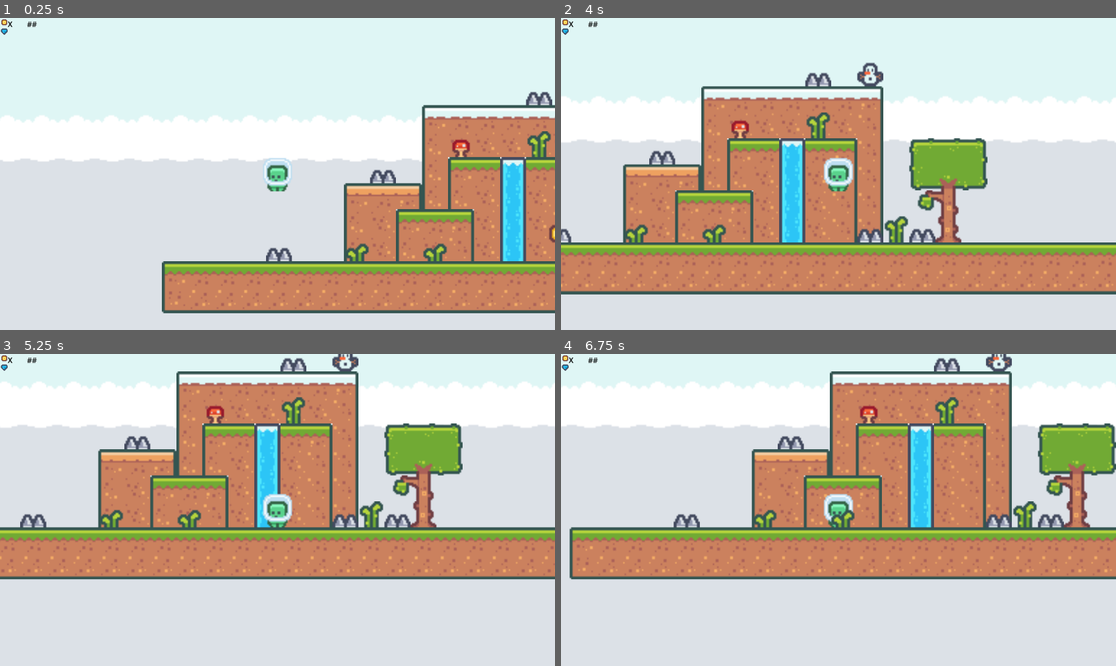
Above: before the commit, frames 1-4 (two rows, left to right).
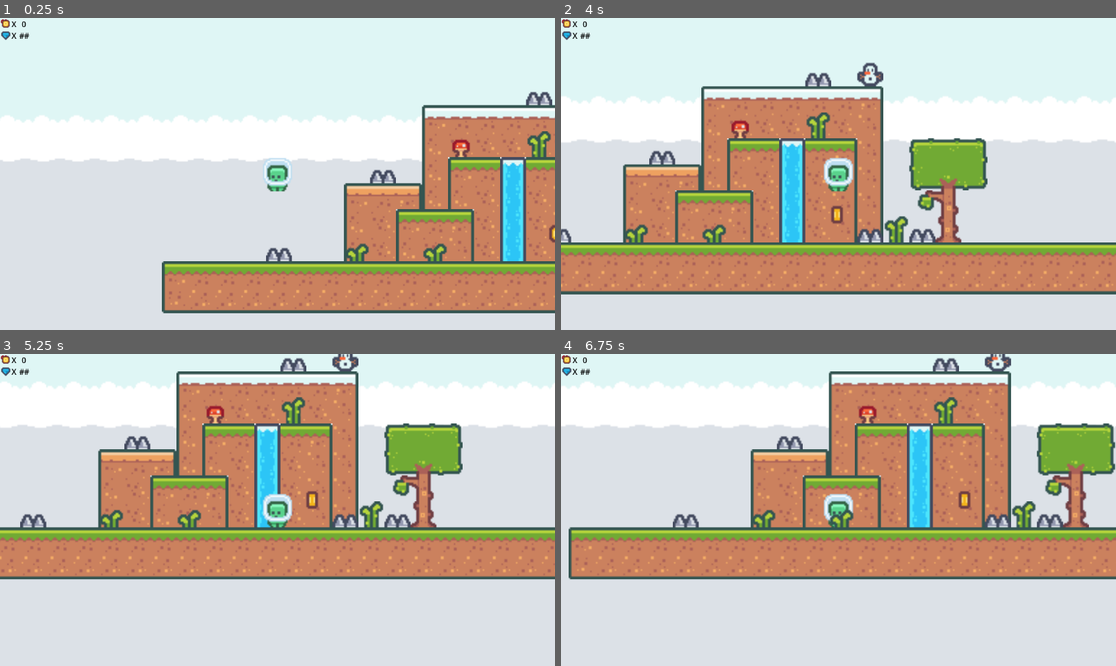
Above: after the commit, the same moments.

Repository: MaximumSwab/LEGACY-2D-Platformer-Allen-and-Friends-LEGACY
Game: Godot game, scene res://Levels/level_template.tscn
Same seed, same stepped clock (60 frames per second), same inputs: the game is played once before the commit and once after it.
Inputs:
- Up to frame 1 (0.25 s): no input
- Up to frame 2 (4 s): hold D (move_right) 0.53-2.03 s; tap Space (jump) at 0.77, 1.52, 3.02, 3.77 s; hold A (move_left) 2.03-2.78 s; hold D (move_right) from 2.78 s (still down)
- Up to frame 3 (5.25 s): release D (move_right) at 4.28 s; hold A (move_left) 4.28-5.03 s; tap Space (jump) at 4.52 s; hold D (move_right) from 5.03 s (still down)
- Up to frame 4 (6.75 s): release D (move_right) at 5.78 s; hold A (move_left) from 5.78 s (still down); tap Space (jump) at 6.02 s

The runs differ from the first frame. In frame 1, 0.2% of the frame differs, in the area x 0-7%, y 0-8%; in frame 2, 0.3%; in frame 3, 0.3%; in frame 4, 4.6%, in the area x 0-100%, y 0-73%.
Error after the commit: Cannot call method 'set_texture' on a null value. (res://Player/HealthPoints.gd:20)

Commit message:
The HUD now counts picked up coins, still working on spikes

Diff:
--- a/Levels/level_template.tscn
+++ b/Levels/level_template.tscn
@@ -15,4 +15,4 @@
 [node name="Collectable_Coin" parent="." instance=ExtResource("3_s66g8")]
 position = Vector2(274, 161)
 
-[node name="CanvasLayer" parent="." instance=ExtResource("3_umil2")]
+[node name="PlayerHud" parent="." instance=ExtResource("3_umil2")]
--- a/Player/CharacterBody2D.gd
+++ b/Player/CharacterBody2D.gd
@@ -11,12 +11,8 @@
 # Get the gravity from the project settings to be synced with RigidBody nodes.
 var gravity: int = ProjectSettings.get_setting("physics/2d/default_gravity")
 
-func _ready() -> void:
-	pass
-
 func _physics_process(delta: float) -> void:
 	# Add the gravity.
-	print(coins_collected)
 	if not is_on_floor():
 		velocity.y += gravity * delta
 
@@ -41,7 +37,8 @@
 
 	move_and_slide()
 
-#Called by collectable_coin.gd
-func collect_coin():
-	++coins_collected
-	pass
+
+
+
+func _on_hit_detection_body_shape_entered(body_rid: RID, body: Node2D, body_shape_index: int, local_shape_index: int) -> void:
+	Signals.hazzard_contact.emit()
--- /dev/null
+++ b/Player/HealthPoints.gd
@@ -0,0 +1,28 @@
+extends Container
+
+@onready var heart_1: TextureRect = $HUD/HealthPoints/Heart1
+@onready var heart_2: TextureRect = $HUD/HealthPoints/Heart2
+@onready var heart_3: TextureRect = $HUD/HealthPoints/Heart3
+var heart3 = "res://Imported_Assets/kenney_pixel-platformer/Tiles/tile_0045.png"
+
+var heart_hit_points: int = 2
+var hearts_remaining: int = 3
+
+# Called when the node enters the scene tree for the first time.
+func _ready() -> void:
+	Signals.hazzard_contact.connect(_decrease_health)
+
+# Called every frame. 'delta' is the elapsed time since the previous frame.
+func _process(delta: float) -> void:
+	if heart_hit_points == 0:	hearts_remaining -= 1
+
+	if hearts_remaining == 3:
+		heart_3.set_texture(heart3)
+	elif hearts_remaining == 2:
+		pass
+	elif hearts_remaining == 1:
+		pass
+	else:
+		pass
+
+func _decrease_health() -> void: heart_hit_points -= 1
--- a/Player/player.tscn
+++ b/Player/player.tscn
@@ -98,7 +98,7 @@
 
 [node name="CollisionShape2D" type="CollisionShape2D" parent="CharacterBody2D"]
 position = Vector2(0, 1)
-scale = Vector2(0.7, 1)
+scale = Vector2(0.62, 1)
 shape = SubResource("RectangleShape2D_yxbfj")
 
 [node name="GroundCheckArea" type="Area2D" parent="CharacterBody2D"]
@@ -111,6 +111,8 @@
 
 [node name="HurtDetection" type="Area2D" parent="CharacterBody2D"]
 visible = false
+collision_layer = 0
+collision_mask = 0
 
 [node name="HurtBoxHead" type="CollisionShape2D" parent="CharacterBody2D/HurtDetection"]
 position = Vector2(0, -10)
@@ -123,7 +125,8 @@
 debug_color = Color(0.921569, 0.239216, 0.364706, 0.419608)
 
 [node name="HitDetection" type="Area2D" parent="CharacterBody2D"]
-visible = false
+collision_layer = 0
+collision_mask = 256
 
 [node name="HitBox" type="CollisionShape2D" parent="CharacterBody2D/HitDetection"]
 position = Vector2(0, -1)
@@ -150,3 +153,5 @@
 
 [node name="Camera2D" type="Camera2D" parent="CharacterBody2D"]
 zoom = Vector2(3, 3)
+
+[connection signal="body_shape_entered" from="CharacterBody2D/HitDetection" to="CharacterBody2D" method="_on_hit_detection_body_shape_entered"]
--- /dev/null
+++ b/Player/player_hud.gd
@@ -0,0 +1,13 @@
+extends CanvasLayer
+var counter: int = 0
+
+# Called when the node enters the scene tree for the first time.
+func _ready() -> void:
+	Signals.coin_collected.connect(_increment_counter)
+
+
+# Called every frame. 'delta' is the elapsed time since the previous frame.
+func _process(delta: float) -> void:
+	$HUD/Coins/CoinCounter.text = str(counter)
+# Increment the Coin Counter
+func _increment_counter() -> void: counter += 1
--- a/Player/player_hud.tscn
+++ b/Player/player_hud.tscn
@@ -1,11 +1,15 @@
-[gd_scene load_steps=3 format=3 uid="uid://d2agvxk0mpi7p"]
+[gd_scene load_steps=6 format=3 uid="uid://d2agvxk0mpi7p"]
 
 [ext_resource type="Texture2D" uid="uid://cxrq1nrriusd1" path="res://Imported_Assets/kenney_pixel-platformer/Tiles/tile_0151.png" id="1_jkbvf"]
+[ext_resource type="Script" path="res://Player/player_hud.gd" id="1_pq040"]
 [ext_resource type="Texture2D" uid="uid://dy0r8e6gfjgj4" path="res://Imported_Assets/kenney_pixel-platformer/Tiles/tile_0067.png" id="2_1c2ug"]
+[ext_resource type="Texture2D" uid="uid://bd58ucbq05tr5" path="res://Imported_Assets/kenney_pixel-platformer/Tiles/tile_0044.png" id="2_e4n5e"]
+[ext_resource type="Script" path="res://Player/HealthPoints.gd" id="2_wvklw"]
 
-[node name="CanvasLayer" type="CanvasLayer"]
+[node name="PlayerHud" type="CanvasLayer"]
+script = ExtResource("1_pq040")
 
-[node name="PlayerHud" type="Control" parent="."]
+[node name="HUD" type="Control" parent="."]
 layout_mode = 3
 anchors_preset = 15
 anchor_right = 1.0
@@ -13,35 +17,73 @@
 grow_horizontal = 2
 grow_vertical = 2
 
-[node name="Coins" type="TextureRect" parent="PlayerHud"]
+[node name="HealthPoints" type="Container" parent="HUD"]
+layout_mode = 0
+offset_right = 40.0
+offset_bottom = 40.0
+script = ExtResource("2_wvklw")
+
+[node name="Heart1" type="TextureRect" parent="HUD/HealthPoints"]
 layout_mode = 2
-offset_right = 18.0
-offset_bottom = 18.0
+texture = ExtResource("2_e4n5e")
+
+[node name="Heart2" type="TextureRect" parent="HUD/HealthPoints"]
+layout_mode = 2
+texture = ExtResource("2_e4n5e")
+
+[node name="Heart3" type="TextureRect" parent="HUD/HealthPoints"]
+layout_mode = 2
+texture = ExtResource("2_e4n5e")
+
+[node name="Coins" type="TextureRect" parent="HUD"]
+layout_mode = 2
+offset_right = 24.0
+offset_bottom = 24.0
 texture = ExtResource("1_jkbvf")
 
-[node name="x" type="Label" parent="PlayerHud/Coins"]
+[node name="x" type="Label" parent="HUD/Coins"]
 layout_mode = 0
-offset_left = 16.0
-offset_right = 26.0
+offset_left = 24.0
+offset_right = 34.0
 offset_bottom = 26.0
 theme_override_colors/font_color = Color(0, 0, 0, 1)
 text = "X"
 horizontal_alignment = 1
 vertical_alignment = 1
 
-[node name="CoinCounter" type="Label" parent="PlayerHud/Coins"]
+[node name="CoinCounter" type="Label" parent="HUD/Coins"]
 layout_mode = 0
-offset_left = 56.0
-offset_right = 77.0
+offset_left = 40.0
+offset_right = 61.0
 offset_bottom = 26.0
 theme_override_colors/font_color = Color(0, 0, 0, 1)
 text = "##"
 horizontal_alignment = 1
 vertical_alignment = 1
 
-[node name="Diamonds" type="TextureRect" parent="PlayerHud"]
+[node name="Diamonds" type="TextureRect" parent="HUD"]
 layout_mode = 2
-offset_top = 19.0
-offset_right = 18.0
-offset_bottom = 37.0
+offset_top = 24.0
+offset_right = 24.0
+offset_bottom = 48.0
 texture = ExtResource("2_1c2ug")
+
+[node name="x" type="Label" parent="HUD/Diamonds"]
+layout_mode = 0
+offset_left = 24.0
+offset_right = 34.0
+offset_bottom = 26.0
+theme_override_colors/font_color = Color(0, 0, 0, 1)
+text = "X"
+horizontal_alignment = 1
+vertical_alignment = 1
+
+[node name="DiamondCounter" type="Label" parent="HUD/Diamonds"]
+layout_mode = 0
+offset_left = 40.0
+offset_right = 61.0
+offset_bottom = 26.0
+theme_override_colors/font_color = Color(0, 0, 0, 1)
+text = "##"
+horizontal_alignment = 1
+vertical_alignment = 1
--- a/Resources/GameObjects/Collectable_Coin/collectable_coin.gd
+++ b/Resources/GameObjects/Collectable_Coin/collectable_coin.gd
@@ -1,5 +1,6 @@
 extends Node2D
 
+signal coin_collected
 
 # Called when the node enters the scene tree for the first time.
 func _ready() -> void:
@@ -13,4 +14,6 @@
 func _on_area_2d_body_entered(body: Node2D) -> void:
 	if body.has_method("collect_coin"):
 		body.collect_coin()
+		#emit_signal("coin_collected")
+		Signals.coin_collected.emit()
 		queue_free()
--- a/Resources/Singletons/Signals.gd
+++ b/Resources/Singletons/Signals.gd
@@ -1,3 +1,4 @@
 extends Node
 
-signal ItemCollected
+signal coin_collected
+signal hazzard_contact
--- a/Resources/TileMap/Hazzards.tres
+++ b/Resources/TileMap/Hazzards.tres
@@ -13,5 +13,6 @@
 
 [resource]
 tile_size = Vector2i(18, 18)
-physics_layer_0/collision_layer = 1
+physics_layer_0/collision_layer = 256
+physics_layer_0/collision_mask = 256
 sources/0 = SubResource("TileSetAtlasSource_xjshd")
--- a/Resources/TileMap/tile_maps.tscn
+++ b/Resources/TileMap/tile_maps.tscn
@@ -47,52 +47,9 @@
 format = 2
 layer_0/z_index = 1
 layer_0/tile_data = PackedInt32Array(655360, 65536, 1, 720896, 65536, 7, 655361, 131072, 1, 720897, 131072, 7, 655362,  …(1891 unchanged characters)…
-layer_1/name = ""
-layer_1/enabled = true
-layer_1/modulate = Color(1, 1, 1, 1)
-layer_1/y_sort_enabled = false
-layer_1/y_sort_origin = 0
-layer_1/z_index = 0
-layer_1/tile_data = PackedInt32Array()
-layer_2/name = ""
-layer_2/enabled = true
-layer_2/modulate = Color(1, 1, 1, 1)
-layer_2/y_sort_enabled = false
-layer_2/y_sort_origin = 0
-layer_2/z_index = 0
-layer_2/tile_data = PackedInt32Array()
-layer_3/name = ""
-layer_3/enabled = true
-layer_3/modulate = Color(1, 1, 1, 1)
-layer_3/y_sort_enabled = false
-layer_3/y_sort_origin = 0
-layer_3/z_index = 2
-layer_3/tile_data = PackedInt32Array()
 
 [node name="Spikes" type="TileMap" parent="."]
 tile_set = ExtResource("5_n4g8y")
 cell_quadrant_size = 18
 format = 2
-layer_0/z_index = 1
 layer_0/tile_data = PackedInt32Array(589828, 524288, 3, 393224, 524288, 3, 589840, 524288, 3, 196622, 524288, 3, 589842, 524288, 3)
-layer_1/name = ""
-layer_1/enabled = true
-layer_1/modulate = Color(1, 1, 1, 1)
-layer_1/y_sort_enabled = false
-layer_1/y_sort_origin = 0
-layer_1/z_index = 0
-layer_1/tile_data = PackedInt32Array()
-layer_2/name = ""
-layer_2/enabled = true
-layer_2/modulate = Color(1, 1, 1, 1)
-layer_2/y_sort_enabled = false
-layer_2/y_sort_origin = 0
-layer_2/z_index = 0
-layer_2/tile_data = PackedInt32Array()
-layer_3/name = ""
-layer_3/enabled = true
-layer_3/modulate = Color(1, 1, 1, 1)
-layer_3/y_sort_enabled = false
-layer_3/y_sort_origin = 0
-layer_3/z_index = 2
-layer_3/tile_data = PackedInt32Array()
